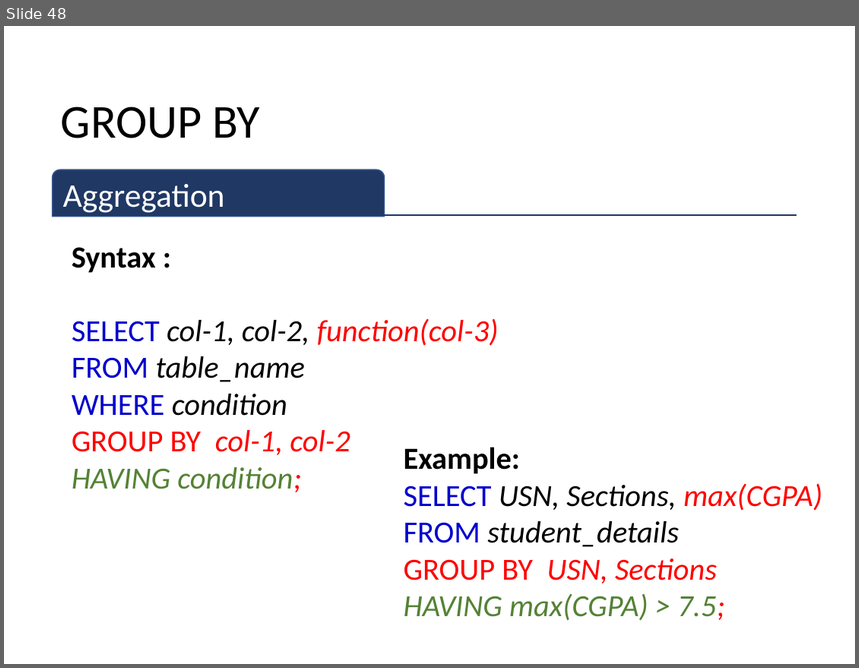
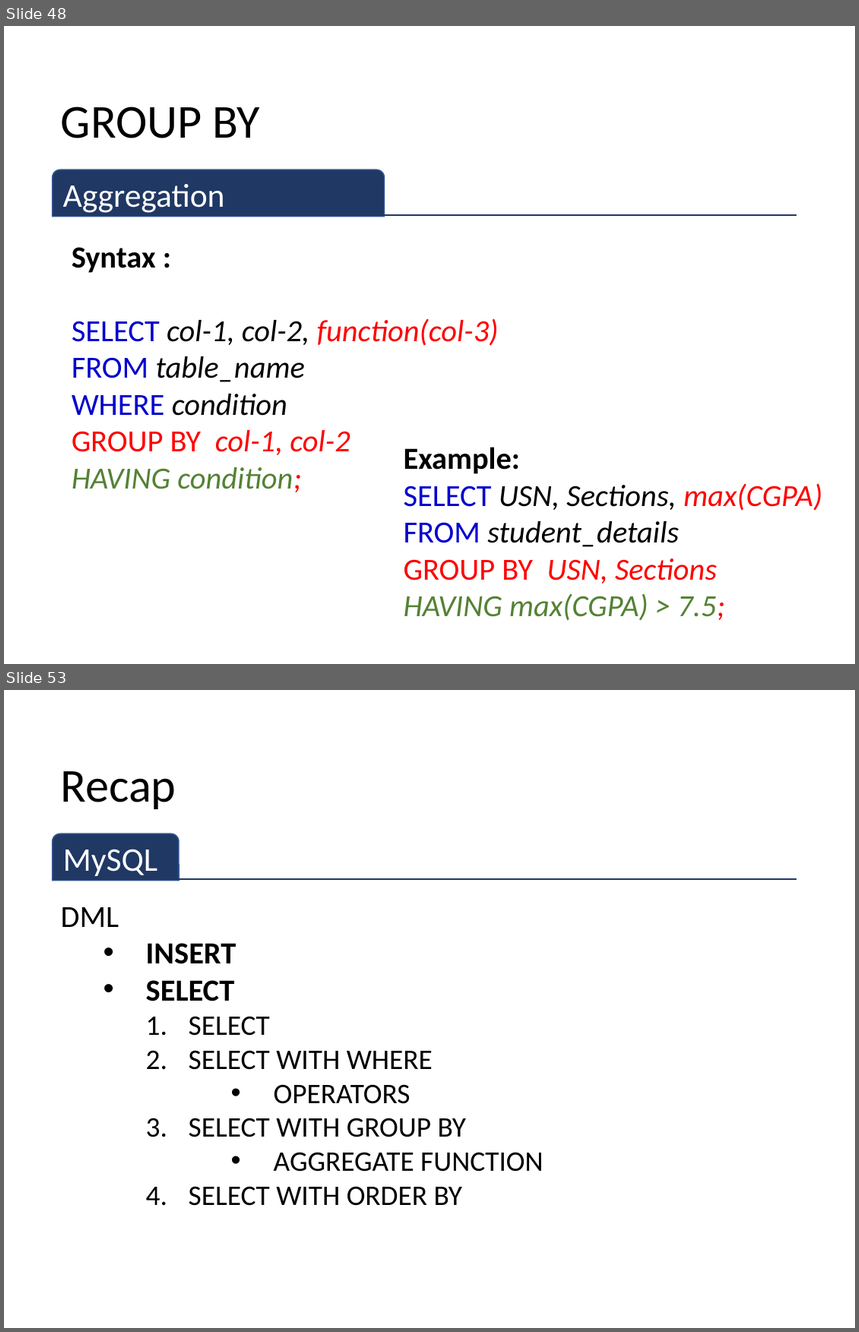
Before and after one commit to sitmbadept/sitmbadept.github.io, a slide deck: 2023/UNIT_2/WIP/UNIT-2-PART-1.pptx. Shown one above the other, each under a label of ours: slide 48 before the commit, slides 48 and 53 after it; the slides between them are not shown. The pictures are 859x668 and 859x1332 pixels, drawn with LibreOffice and Linux fonts; fonts in the diff are those of the drawing. Boxes give left, top, right and bottom in pixels: in the first picture for what was removed or moved away, otherwise in the second. Text is boxed around its words. In the diff, an @@ line names an element or a change of style, - is before the commit and + after.

```diff
--- a/2023/UNIT_2/WIP/UNIT-2-PART-1.pptx
+++ b/2023/UNIT_2/WIP/UNIT-2-PART-1.pptx
@@ slide 53 added at bbox=[4, 690, 855, 1328], background #FFFFFF @@
@@ title added at bbox=[61, 771, 177, 809], 40 pt, text #000000 @@
+Recap
@@ round same rect added at bbox=[53, 834, 179, 881], fill #203864, outline #325491 1 pt, 28 pt, text #FFFFFF @@
+MySQL
@@ line added from (53, 880) to (797, 880), #203864 1.5 pt @@
@@ text added at bbox=[61, 907, 544, 1206], 24 pt, text #000000 @@
+DML
+  • INSERT
+  • SELECT
+    1. SELECT
+    2. SELECT WITH WHERE
+        • OPERATORS
+    3. SELECT WITH GROUP BY
+        • AGGREGATE FUNCTION
+    4. SELECT WITH ORDER BY
```
Also in this commit, not shown: 4 other slides added, 1 other file.
